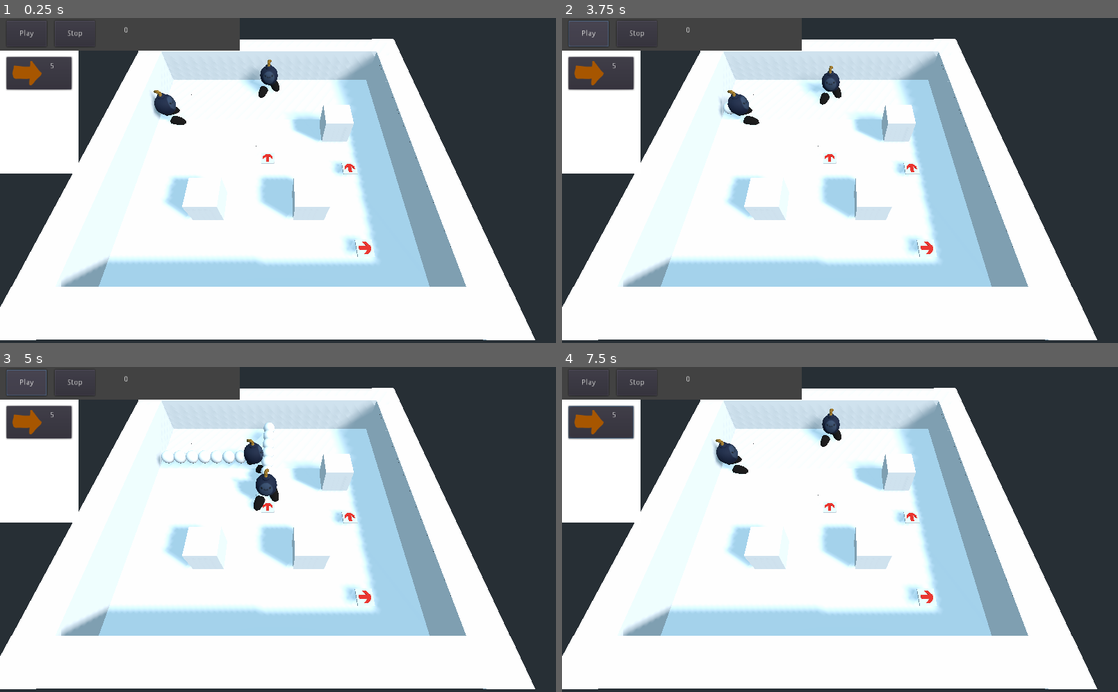
Above: before the commit, frames 1-4 (two rows, left to right).
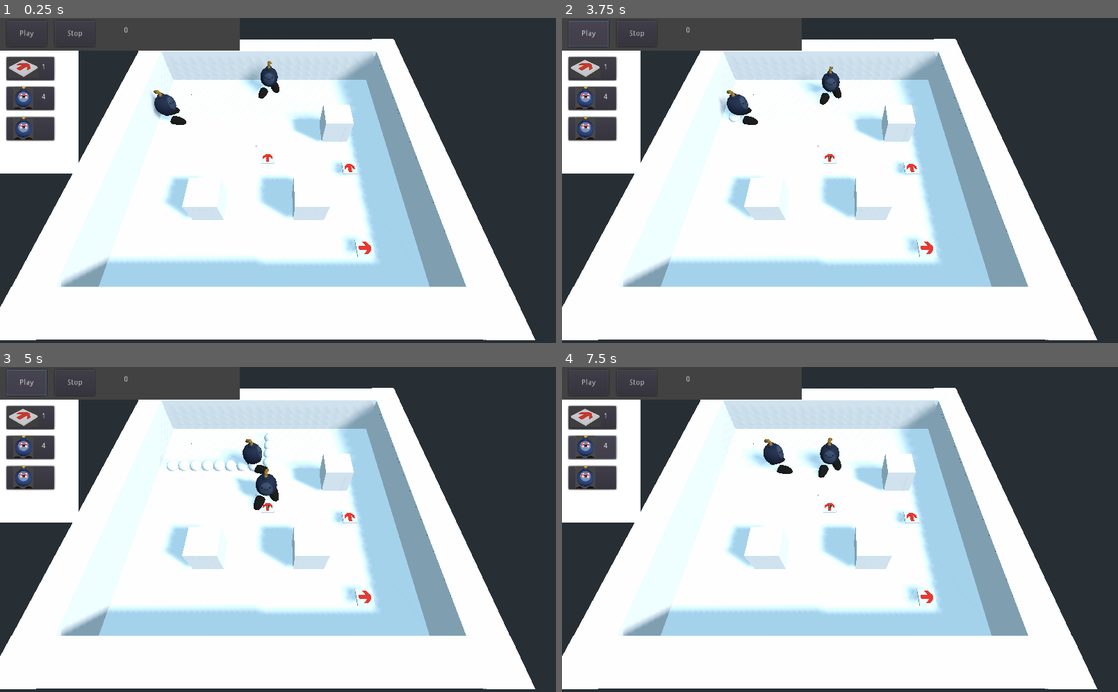
Above: after the commit, the same moments.

Repository: 0xafbf/boomtown
Game: Godot game, scene res://Scenes/World.tscn
The game is run twice, just before and just after one commit, with the same random seed, the same clock (stepped at 60 frames per second) and the same inputs.
Inputs (mouse positions are in pixels of both pictures, inside the frame that each line leads up to):
- Up to frame 1 (0.25 s): no input
- Up to frame 2 (3.75 s): click "Stop" at 0.5 s; click (600, 73) at 1.25 s, where only the run before the commit has a clickable "5"; click (589, 70) at 2 s, where only the run after the commit has a clickable "1"; click (589, 99) at 2.75 s, where only the run after the commit has a clickable "4"; click "Play" at 3.5 s
- Up to frame 3 (5 s): click "Play" at 4.25 s
- Up to frame 4 (7.5 s): click "Stop" at 5 s; click (600, 422) at 5.75 s, where only the run before the commit has a clickable "5"; click (589, 419) at 6.5 s, where only the run after the commit has a clickable "1"; click (589, 448) at 7.25 s, where only the run after the commit has a clickable "4"

The runs differ from the first frame. In frame 1, 2.2% of the frame differs, in the area x 1-51%, y 11-39%; in frame 2, 2.2%; in frame 3, 2.9%; in frame 4, 3.9%, in the area x 1-51%, y 11-44%.

Commit message:
ya se pueden poner, rotar y quitar paneles y bombas

Diff:
--- a/Assets/PanelArrowBrush.tscn
+++ /dev/null
@@ -1,12 +0,0 @@
-[gd_scene load_steps=3 format=2]
-
-[ext_resource path="res://Assets/PanelArrow.glb" type="PackedScene" id=1]
-
-[sub_resource type="SpatialMaterial" id=1]
-flags_transparent = true
-albedo_color = Color( 1, 1, 1, 0.54902 )
-
-[node name="PanelArrow" instance=ExtResource( 1 )]
-
-[node name="Cube" parent="." index="0"]
-material/0 = SubResource( 1 )
--- a/Scenes/Arrow.tscn
+++ b/Scenes/Arrow.tscn
@@ -6,7 +6,9 @@
 [sub_resource type="BoxShape" id=1]
 extents = Vector3( 1, 0.317227, 1 )
 
-[node name="Arrow" type="Area"]
+[node name="Arrow" type="Area" groups=[
+"simulate",
+]]
 collision_layer = 3
 collision_mask = 3
 script = ExtResource( 1 )
--- a/Scenes/Bomb.tscn
+++ b/Scenes/Bomb.tscn
@@ -30,11 +30,14 @@
 [sub_resource type="SphereShape" id=6]
 radius = 4.0008
 
-[node name="Bomb" type="KinematicBody"]
+[node name="Bomb" type="KinematicBody" groups=[
+"simulate",
+]]
 script = ExtResource( 2 )
 trail_template = ExtResource( 1 )
 
 [node name="CollisionShape" type="CollisionShape" parent="."]
+transform = Transform( 1, 0, 0, 0, 1, 0, 0, 0, 1, 0, 1, 0 )
 shape = SubResource( 1 )
 
 [node name="Particles" type="Particles" parent="CollisionShape"]
@@ -49,5 +52,6 @@
 transform = Transform( -0.4, 0, -1.30337e-07, 0, 0.4, 0, 1.30337e-07, 0, -0.4, 0, -1, 0 )
 
 [node name="ExplosionRadius" type="CollisionShape" parent="."]
+transform = Transform( 1, 0, 0, 0, 1, 0, 0, 0, 1, 0, 1, 0 )
 shape = SubResource( 6 )
 disabled = true
--- a/Scenes/Destructible.tscn
+++ b/Scenes/Destructible.tscn
@@ -9,7 +9,9 @@
 [sub_resource type="SpatialMaterial" id=3]
 albedo_color = Color( 1, 0.615686, 0.0117647, 1 )
 
-[node name="Destructible" type="StaticBody"]
+[node name="Destructible" type="StaticBody" groups=[
+"simulate",
+]]
 transform = Transform( 1, 0, 0, 0, 1, 0, 0, 0, 1, 0, 3.20604, 0 )
 script = ExtResource( 1 )
 intact_path = NodePath("CollisionShape/MeshInstance")
--- /dev/null
+++ b/Scenes/MasterControl.tscn
@@ -0,0 +1,167 @@
+[gd_scene load_steps=10 format=2]
+
+[ext_resource path="res://Assets/PanelArrow.glb" type="PackedScene" id=1]
+[ext_resource path="res://Scenes/Arrow.tscn" type="PackedScene" id=2]
+[ext_resource path="res://Scripts/GameUI.gd" type="Script" id=3]
+[ext_resource path="res://Scripts/MouseControl.gd" type="Script" id=4]
+[ext_resource path="res://UI/icon_arrow.png" type="Texture" id=5]
+[ext_resource path="res://Character/BombaKawaii.glb" type="PackedScene" id=6]
+[ext_resource path="res://Scripts/Brush.gd" type="Script" id=7]
+[ext_resource path="res://UI/icon_bomb.png" type="Texture" id=8]
+[ext_resource path="res://Scenes/Bomb.tscn" type="PackedScene" id=9]
+
+[node name="Control" type="Spatial"]
+
+[node name="Camera" type="Camera" parent="." groups=[
+"simulate",
+]]
+transform = Transform( 1, 0, 0, 0, 0.513751, 0.857939, 0, -0.857939, 0.513751, 0.790161, 15.4674, 10.6479 )
+script = ExtResource( 4 )
+brush_path = NodePath("../Brush")
+arrow_scene = ExtResource( 2 )
+bomb_scene = ExtResource( 9 )
+
+[node name="Control" type="Control" parent="Camera"]
+anchor_right = 1.0
+anchor_bottom = 1.0
+margin_right = -582.0
+margin_bottom = -313.0
+mouse_filter = 2
+__meta__ = {
+"_edit_use_anchors_": false
+}
+
+[node name="TopBar" type="ColorRect" parent="Camera/Control"]
+anchor_right = 1.0
+margin_bottom = 60.0
+color = Color( 0.262745, 0.262745, 0.262745, 1 )
+script = ExtResource( 3 )
+__meta__ = {
+"_edit_use_anchors_": false
+}
+
+[node name="ButtonPlay" type="Button" parent="Camera/Control/TopBar"]
+margin_left = 12.0
+margin_top = 5.0
+margin_right = 86.0
+margin_bottom = 53.0
+text = "Play"
+__meta__ = {
+"_edit_use_anchors_": false
+}
+
+[node name="ButtonStop" type="Button" parent="Camera/Control/TopBar"]
+margin_left = 101.0
+margin_top = 5.0
+margin_right = 175.0
+margin_bottom = 53.0
+text = "Stop"
+__meta__ = {
+"_edit_use_anchors_": false
+}
+
+[node name="TextScore" type="RichTextLabel" parent="Camera/Control/TopBar"]
+margin_left = 228.0
+margin_top = 16.0
+margin_right = 335.0
+margin_bottom = 48.0
+
+[node name="SideBar" type="ColorRect" parent="Camera/Control"]
+anchor_bottom = 1.0
+margin_top = 60.0
+margin_right = 145.0
+__meta__ = {
+"_edit_use_anchors_": false
+}
+
+[node name="BtnArrow" type="Button" parent="Camera/Control/SideBar"]
+margin_left = 12.0
+margin_top = 12.0
+margin_right = 100.0
+margin_bottom = 55.0
+__meta__ = {
+"_edit_use_anchors_": false
+}
+
+[node name="arrow_right" type="Sprite" parent="Camera/Control/SideBar/BtnArrow"]
+position = Vector2( 31.2566, 20.6159 )
+scale = Vector2( 0.224693, 0.224693 )
+texture = ExtResource( 5 )
+
+[node name="RichTextLabel" type="RichTextLabel" parent="Camera/Control/SideBar/BtnArrow"]
+anchor_left = 1.0
+anchor_top = 0.5
+anchor_right = 1.0
+anchor_bottom = 0.5
+margin_left = -24.0
+margin_top = -9.56305
+margin_bottom = 9.43695
+text = "1"
+__meta__ = {
+"_edit_use_anchors_": false
+}
+
+[node name="BtnBomb" type="Button" parent="Camera/Control/SideBar"]
+margin_left = 12.0
+margin_top = 67.1736
+margin_right = 100.0
+margin_bottom = 110.174
+__meta__ = {
+"_edit_use_anchors_": false
+}
+
+[node name="arrow_right" type="Sprite" parent="Camera/Control/SideBar/BtnBomb"]
+position = Vector2( 31.2566, 20.6159 )
+scale = Vector2( 0.224693, 0.224693 )
+texture = ExtResource( 8 )
+
+[node name="RichTextLabel" type="RichTextLabel" parent="Camera/Control/SideBar/BtnBomb"]
+anchor_left = 1.0
+anchor_top = 0.5
+anchor_right = 1.0
+anchor_bottom = 0.5
+margin_left = -24.0
+margin_top = -9.56305
+margin_bottom = 9.43695
+text = "4"
+__meta__ = {
+"_edit_use_anchors_": false
+}
+
+[node name="BtnDelete" type="Button" parent="Camera/Control/SideBar"]
+margin_left = 12.0
+margin_top = 123.097
+margin_right = 100.0
+margin_bottom = 166.098
+__meta__ = {
+"_edit_use_anchors_": false
+}
+
+[node name="arrow_right" type="Sprite" parent="Camera/Control/SideBar/BtnDelete"]
+position = Vector2( 31.2566, 20.6159 )
+scale = Vector2( 0.224693, 0.224693 )
+texture = ExtResource( 8 )
+
+[node name="RichTextLabel" type="RichTextLabel" parent="Camera/Control/SideBar/BtnDelete"]
+anchor_left = 1.0
+anchor_top = 0.5
+anchor_right = 1.0
+anchor_bottom = 0.5
+margin_left = -24.0
+margin_top = -9.56305
+margin_bottom = 9.43695
+__meta__ = {
+"_edit_use_anchors_": false
+}
+
+[node name="Brush" type="Spatial" parent="."]
+script = ExtResource( 7 )
+
+[node name="BrushBomb" parent="Brush" instance=ExtResource( 6 )]
+transform = Transform( -0.2, 0, -3.01992e-08, 0, 0.2, 0, 3.01992e-08, 0, -0.2, 0, 0, 0 )
+visible = false
+
+[node name="BrushArrow" parent="Brush" instance=ExtResource( 1 )]
+[connection signal="pressed" from="Camera/Control/SideBar/BtnArrow" to="Camera" method="_on_BtnArrow_pressed"]
+[connection signal="pressed" from="Camera/Control/SideBar/BtnBomb" to="Camera" method="_on_BtnBomb_pressed"]
+[connection signal="pressed" from="Camera/Control/SideBar/BtnDelete" to="Camera" method="_on_BtnDelete_pressed"]
--- a/Scenes/Powder.tscn
+++ b/Scenes/Powder.tscn
@@ -10,7 +10,9 @@
 [sub_resource type="SpatialMaterial" id=3]
 albedo_color = Color( 1, 0.607843, 0, 1 )
 
-[node name="TrailPoint" type="StaticBody"]
+[node name="TrailPoint" type="StaticBody" groups=[
+"simulate",
+]]
 collision_layer = 2
 collision_mask = 2
 script = ExtResource( 1 )
--- a/Scenes/World.tscn
+++ b/Scenes/World.tscn
@@ -1,20 +1,17 @@
-[gd_scene load_steps=8 format=2]
+[gd_scene load_steps=5 format=2]
 
 [ext_resource path="res://Scenes/Bomb.tscn" type="PackedScene" id=1]
 [ext_resource path="res://Scenes/Destructible.tscn" type="PackedScene" id=2]
 [ext_resource path="res://Scenes/Arrow.tscn" type="PackedScene" id=3]
-[ext_resource path="res://Scripts/MouseControl.gd" type="Script" id=4]
-[ext_resource path="res://Scripts/GameUI.gd" type="Script" id=5]
-[ext_resource path="res://UI/arrow_right.png" type="Texture" id=6]
-[ext_resource path="res://Assets/PanelArrowBrush.tscn" type="PackedScene" id=7]
+[ext_resource path="res://Scenes/MasterControl.tscn" type="PackedScene" id=4]
 
 [node name="Spatial" type="Spatial"]
 
 [node name="Bomb" parent="." instance=ExtResource( 1 )]
-transform = Transform( -0.999965, 0, 0.00830775, 0, 1, 0, -0.00830775, 0, -0.999965, -0.0146306, 2.07907, -8.17584 )
+transform = Transform( -0.999965, 0, 0.00830775, 0, 1, 0, -0.00830775, 0, -0.999965, -0.0146306, 0.919589, -8.17584 )
 
 [node name="Bomb2" parent="." instance=ExtResource( 1 )]
-transform = Transform( -1.62921e-07, 0, -1, 0, 1, 0, 1, 0, -1.62921e-07, -8.36431, 2.09721, -4.34631 )
+transform = Transform( -1.62921e-07, 0, -1, 0, 1, 0, 1, 0, -1.62921e-07, -8.36431, 1.08219, -4.34631 )
 
 [node name="CSGCombiner" type="CSGCombiner" parent="."]
 use_collision = true
@@ -64,90 +61,10 @@
 transform = Transform( 1, 0, 0, 0, 1, 0, 0, 0, 1, 5.24863, 2.24738, -2.43384 )
 score = 7
 
-[node name="Control" type="Spatial" parent="."]
-
-[node name="PanelArrow" parent="Control" instance=ExtResource( 7 )]
-
-[node name="Camera" type="Camera" parent="Control"]
-transform = Transform( 1, 0, 0, 0, 0.513751, 0.857939, 0, -0.857939, 0.513751, 0.790161, 15.4674, 10.6479 )
-script = ExtResource( 4 )
-brush_path = NodePath("../PanelArrow")
-arrow_scene = ExtResource( 3 )
-
-[node name="Control" type="Control" parent="Control/Camera"]
-anchor_right = 1.0
-anchor_bottom = 1.0
-margin_right = -582.0
-margin_bottom = -313.0
-mouse_filter = 2
-__meta__ = {
-"_edit_use_anchors_": false
-}
-
-[node name="TopBar" type="ColorRect" parent="Control/Camera/Control"]
-anchor_right = 1.0
-margin_bottom = 60.0
-color = Color( 0.262745, 0.262745, 0.262745, 1 )
-script = ExtResource( 5 )
-__meta__ = {
-"_edit_use_anchors_": false
-}
-
-[node name="ButtonPlay" type="Button" parent="Control/Camera/Control/TopBar"]
-margin_left = 12.0
-margin_top = 5.0
-margin_right = 86.0
-margin_bottom = 53.0
-text = "Play"
-__meta__ = {
-"_edit_use_anchors_": false
-}
-
-[node name="ButtonStop" type="Button" parent="Control/Camera/Control/TopBar"]
-margin_left = 101.0
-margin_top = 5.0
-margin_right = 175.0
-margin_bottom = 53.0
-text = "Stop"
-__meta__ = {
-"_edit_use_anchors_": false
-}
-
-[node name="TextScore" type="RichTextLabel" parent="Control/Camera/Control/TopBar"]
-margin_left = 228.0
-margin_top = 16.0
-margin_right = 335.0
-margin_bottom = 48.0
-text = "500"
-
-[node name="SideBar" type="ColorRect" parent="Control/Camera/Control"]
-anchor_bottom = 1.0
-margin_top = 60.0
-margin_right = 145.0
-
-[node name="Button" type="Button" parent="Control/Camera/Control/SideBar"]
-margin_left = 12.0
-margin_top = 12.0
-margin_right = 132.0
-margin_bottom = 72.0
-__meta__ = {
-"_edit_use_anchors_": false
-}
-
-[node name="arrow_right" type="Sprite" parent="Control/Camera/Control/SideBar/Button"]
-position = Vector2( 37.4184, 29.4184 )
-texture = ExtResource( 6 )
-
-[node name="RichTextLabel" type="RichTextLabel" parent="Control/Camera/Control/SideBar/Button"]
-anchor_left = 1.0
-anchor_top = 0.5
-anchor_right = 1.0
-anchor_bottom = 0.5
-margin_left = -40.0
-margin_top = -20.0
-margin_bottom = 20.0
-text = "5"
+[node name="Control" parent="." instance=ExtResource( 4 )]
 
 [node name="DirectionalLight" type="DirectionalLight" parent="."]
 transform = Transform( 0.537977, -0.543252, 0.644561, 0, 0.76464, 0.644457, -0.84296, -0.346703, 0.411359, 0, 6.00231, 0 )
 shadow_enabled = true
+
+[editable path="Control"]
--- a/Scripts/Bomb.gd
+++ b/Scripts/Bomb.gd
@@ -18,7 +18,6 @@
 	running = true
 	start_transform = global_transform
 func reset():
-	Global.register_object(self)
 	running = false
 	destroyed = false
 	global_transform = start_transform
--- /dev/null
+++ b/Scripts/Brush.gd
@@ -0,0 +1,8 @@
+extends Spatial
+
+onready var arrow = $BrushArrow
+onready var bomb = $BrushBomb
+
+func set_preview(element):
+	arrow.visible = (element == arrow)
+	bomb.visible = (element == bomb)
--- a/Scripts/Destructible.gd
+++ b/Scripts/Destructible.gd
@@ -9,16 +9,11 @@
 
 var destroyed: bool = false
 
-func _ready():
-	Global.register_object(self)
 
-func play():
-	pass
 func reset():
 	destroyed = false
 	intact_object.visible = !destroyed
 	destroyed_object.visible = destroyed
-	Global.register_object(self)
 
 func destroy():
 	if destroyed:
--- a/Scripts/Global.gd
+++ b/Scripts/Global.gd
@@ -4,20 +4,12 @@
 var objects = []
 var running = false
 
-func register_object(ob):
-	objects.append(ob)
 
 func run_all():
-	if running:
-		return
 	running = true
-	for obj in objects:
-		obj.play()
+	get_tree().call_group("simulate", "play")
 
 func restore_all():
+	running = false
 	score = 0
-	var old_objects = objects
-	objects = []
-	for obj in old_objects:
-		obj.reset()
-	running = false
+	get_tree().call_group("simulate", "reset")
--- a/Scripts/MouseControl.gd
+++ b/Scripts/MouseControl.gd
@@ -3,11 +3,15 @@
 var PanelArrow = preload("res://Scripts/PanelArrow.gd")
 export var brush_path: NodePath
 export var arrow_scene: PackedScene
+export var bomb_scene: PackedScene
+
+onready var current_scene = arrow_scene
 onready var brush: Spatial = get_node(brush_path)
 
 enum PlayMode {MODE_PLACEMENT, MODE_INTERACT}
 
 var current_mode = PlayMode.MODE_PLACEMENT
+var delete_mode = false
 
 var snap_size = Vector3(1,1,1)
 
@@ -16,7 +20,6 @@
 func play():
 	current_mode = PlayMode.MODE_INTERACT
 func reset():
-	Global.register_object(self)
 	current_mode = PlayMode.MODE_PLACEMENT
 
 func _unhandled_input(event):
@@ -32,13 +35,17 @@
 			var result = space_state.intersect_ray(origin, target_point,[], 1, true, true)
 
 			var use_brush = true
+			if delete_mode:
+				use_brush = false
 			if result:
 				var target = result["collider"]
-				if target is PanelArrow:
-					print(target)
+				if target is PanelArrow or target is Bomb:
 					use_brush = false
 					if is_click:
-						target.rotation.y += TAU * 0.25
+						if delete_mode:
+							target.queue_free()
+						else:
+							target.rotation.y -= TAU * 0.25
 
 				if use_brush:
 					var target_position = result["position"]
@@ -46,9 +53,9 @@
 					brush.translation = target_position
 
 					if is_click:
-						var new_arrow = arrow_scene.instance()
-						get_node("/root").add_child(new_arrow)
-						new_arrow.translation = target_position
+						var new_scene = current_scene.instance()
+						get_node("/root").add_child(new_scene)
+						new_scene.translation = target_position
 			brush.visible = use_brush
 
 
@@ -65,3 +72,19 @@
 			var target = result["collider"]
 			if target is Powder:
 				target.burn()
+
+
+
+func _on_BtnArrow_pressed():
+	brush.set_preview(brush.arrow)
+	current_scene = arrow_scene
+	delete_mode = false
+
+func _on_BtnBomb_pressed():
+	brush.set_preview(brush.bomb)
+	current_scene = bomb_scene
+	delete_mode = false
+
+
+func _on_BtnDelete_pressed():
+	delete_mode = true
--- a/Scripts/PanelArrow.gd
+++ b/Scripts/PanelArrow.gd
@@ -8,10 +8,8 @@
 	pass
 func reset():
 	current_bomb = null
-	Global.register_object(self)
 
 func _ready():
-	Global.register_object(self)
 	var _key = connect("body_entered", self, "body_entered")
 
 func body_entered(body):
--- a/Scripts/Powder.gd
+++ b/Scripts/Powder.gd
@@ -12,7 +12,6 @@
 	queue_free()
 
 func _ready():
-	Global.register_object(self)
 
 	var space_state = get_world().direct_space_state
 	var query_params = PhysicsShapeQueryParameters.new()
Binary file removed: UI/arrow_right.png
Binary file added: UI/icon_arrow.png
Not shown, changed: UI/icon_arrow.png.import
Binary file added: UI/icon_bomb.png
Not shown, added: UI/icon_bomb.png.import
